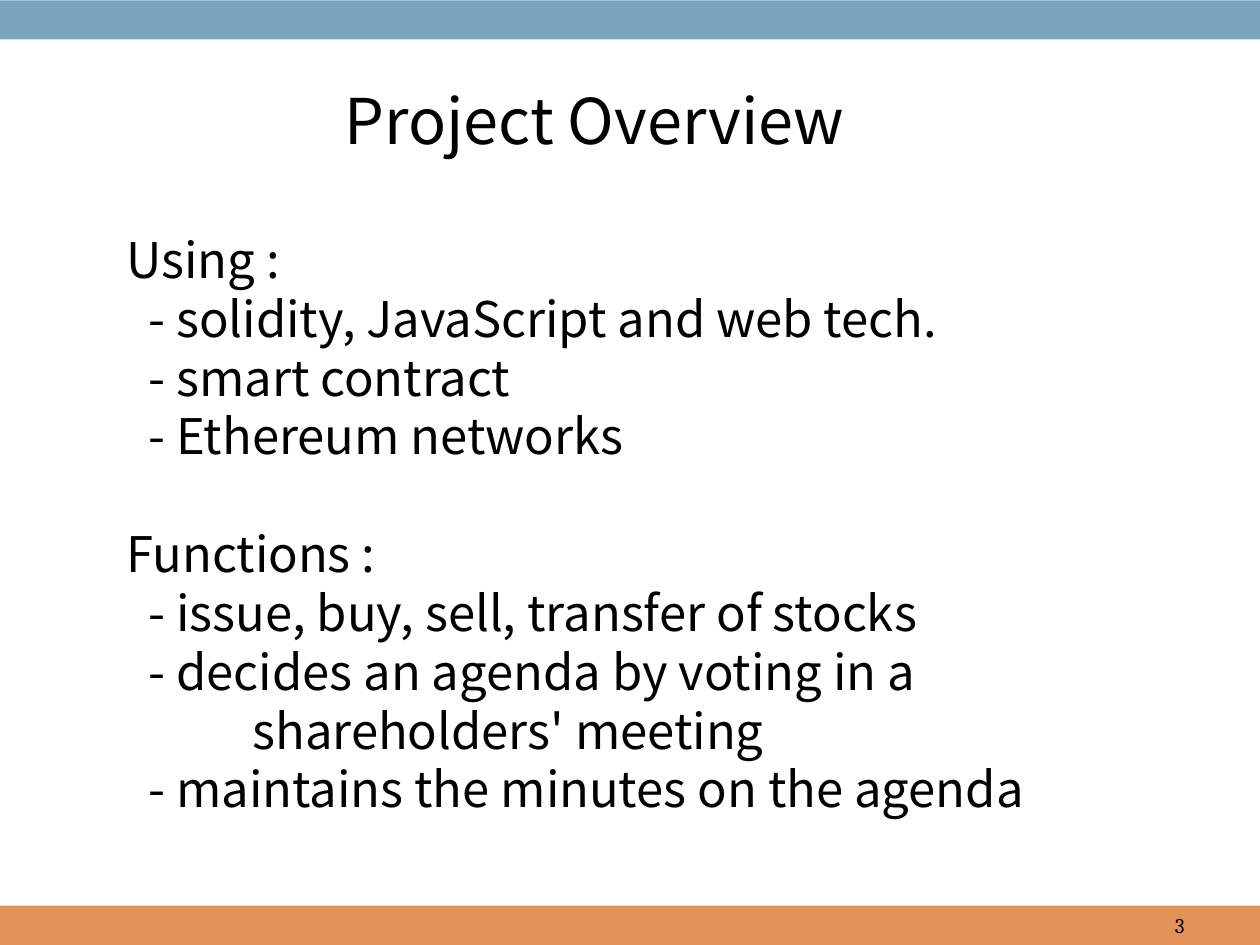
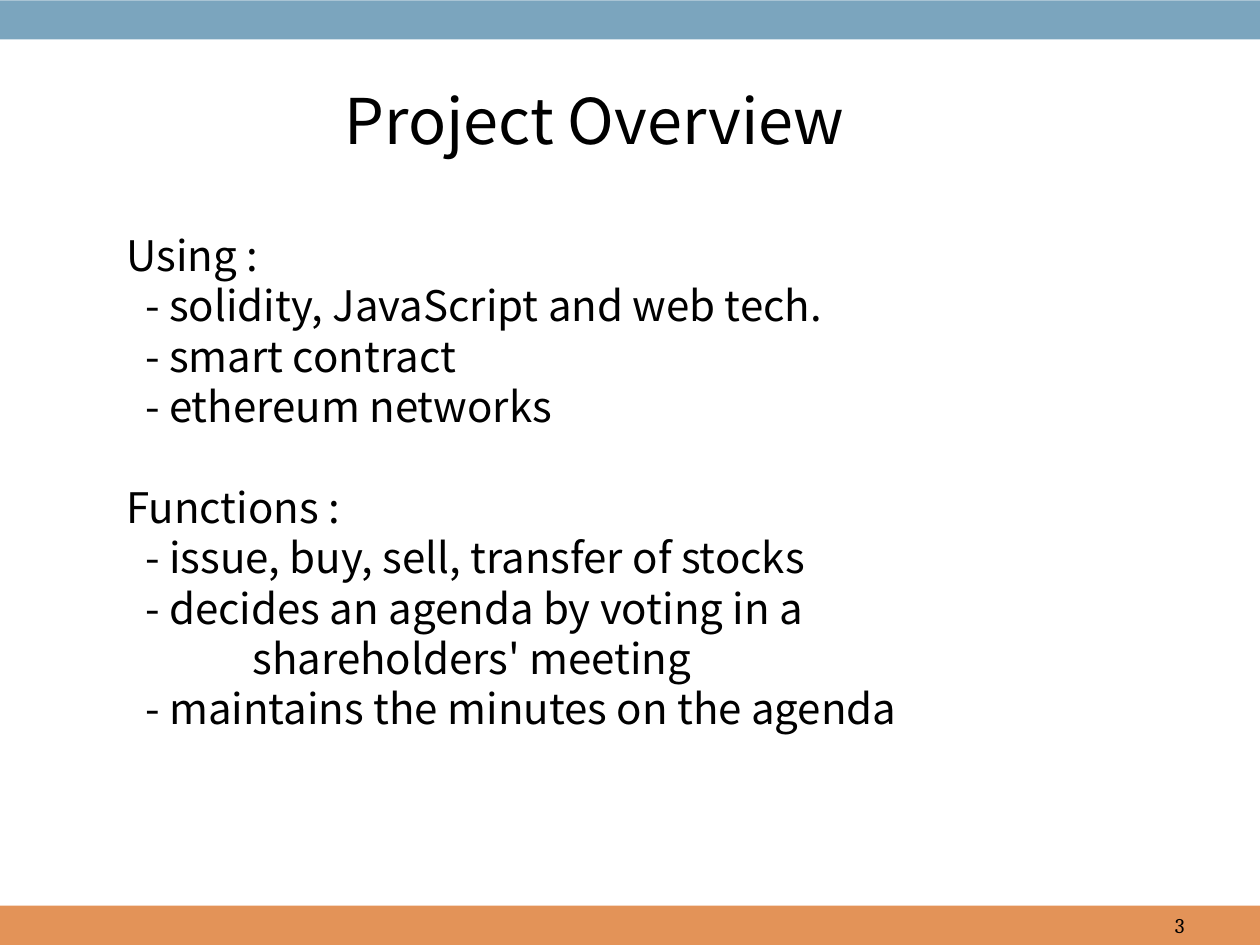
Before and after one commit to hdbaek/NotUsed, a slide deck: slide 3 of AgendaHandling.pptx. Drawn at 1260x945 pixels with LibreOffice and Linux fonts; fonts in the diff are those of the drawing; background and template pictures are left out. Boxes give left, top, right and bottom in pixels: in the first picture for what was removed or moved away, otherwise in the second. Text is boxed around its words. In the diff, an @@ line names an element or a change of style, - is before the commit and + after.

```diff
--- a/AgendaHandling.pptx
+++ b/AgendaHandling.pptx
@@ text at [126, 238, 896, 735]: size 28 to 24 pt @@
@@ text at [169, 388, 552, 423]: text changed; size 28 to 24 pt @@
-- Ethereum networks
+- ethereum networks
```
Also in this commit, not shown: 5 other slides changed, 2 slides added, 1 slide removed.
